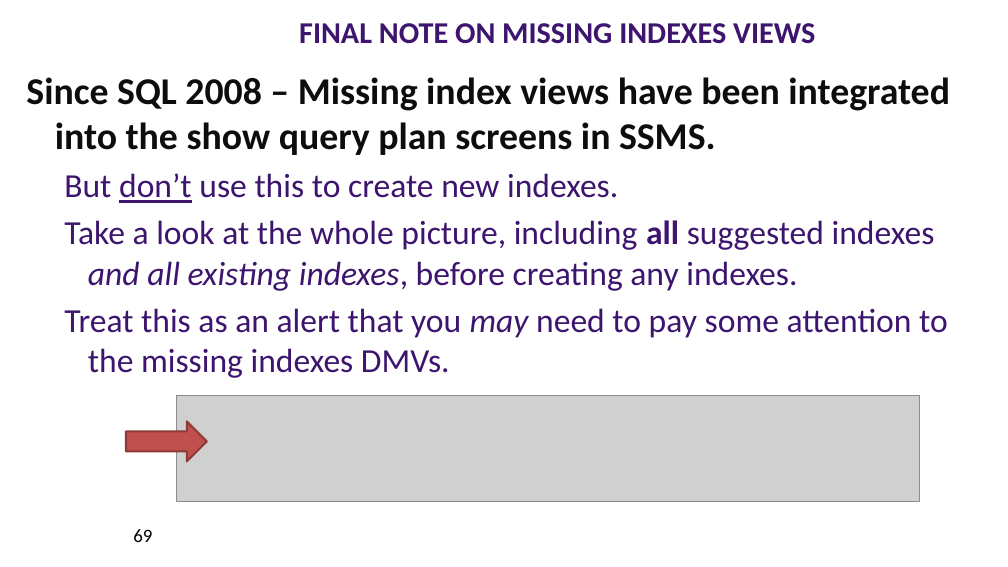
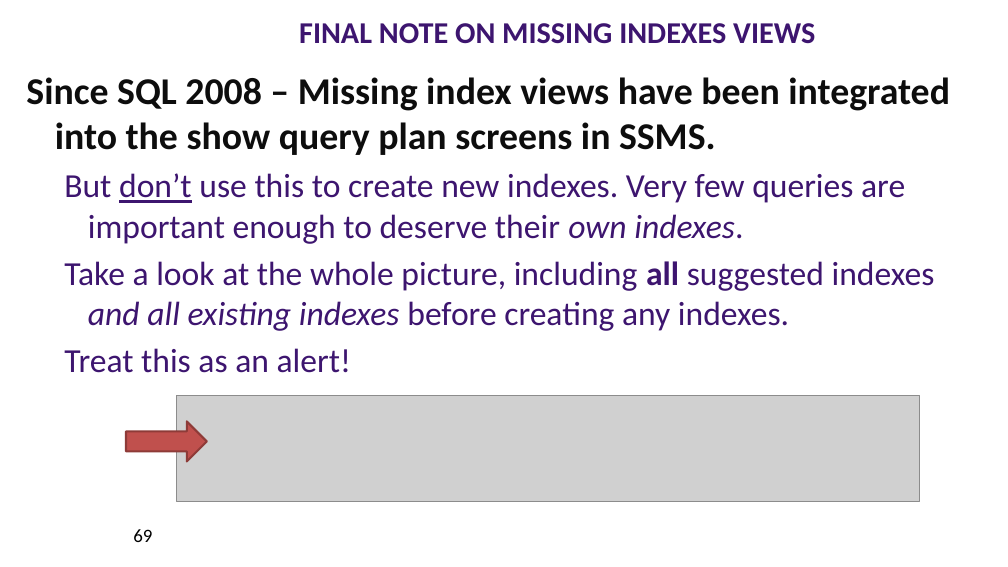
Before and after one commit to williamadba/Public-Presentations, a slide deck: slide 69 of SQLSat Pensacola 2019/DBA Best Practices with DMVs.pptx. Drawn at 1008x567 pixels with LibreOffice and Linux fonts; fonts in the diff are those of the drawing; grey boxes stand for pictures. Boxes give left, top, right and bottom in pixels: in the first picture for what was removed or moved away, otherwise in the second. Text is boxed around its words. In the diff, an @@ line names an element or a change of style, - is before the commit and + after.

```diff
--- a/SQLSat Pensacola 2019/DBA Best Practices with DMVs.pptx
+++ b/SQLSat Pensacola 2019/DBA Best Practices with DMVs.pptx
@@ text at (x1=64, y1=173, x2=935, y2=373): text changed @@
-  But don’t use this to create new indexes.
-  Take a look at the whole picture, including all suggested indexes and all existing indexes, before creating any indexes.
-  Treat this as an alert that you may need to pay some attention to the missing indexes DMVs.
+  But don’t use this to create new indexes. Very few queries are important enough to deserve their own indexes.
+  Take a look at the whole picture, including all suggested indexes and all existing indexes before creating any indexes.
+  Treat this as an alert!
```
Also in this commit, not shown: 24 other slides changed, 2 slides added, 2 slides removed.
